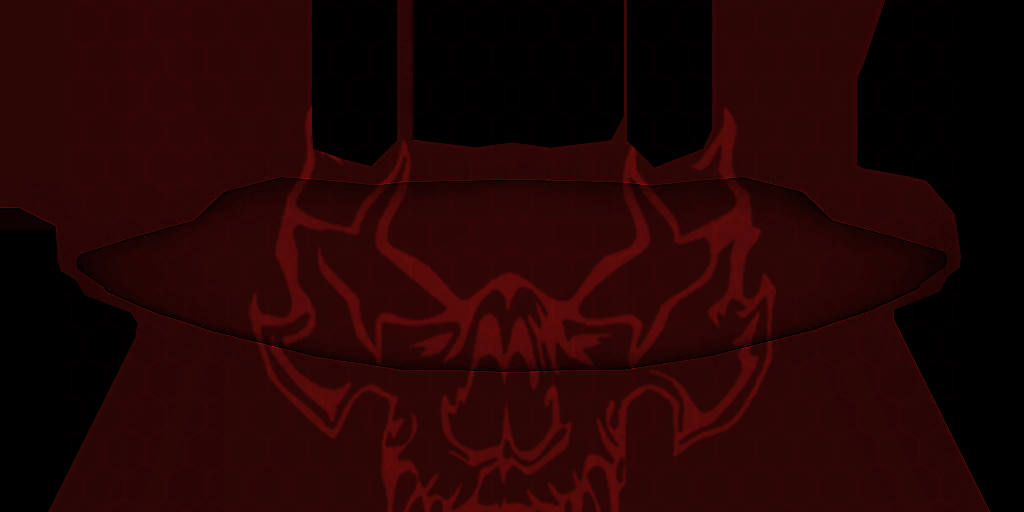
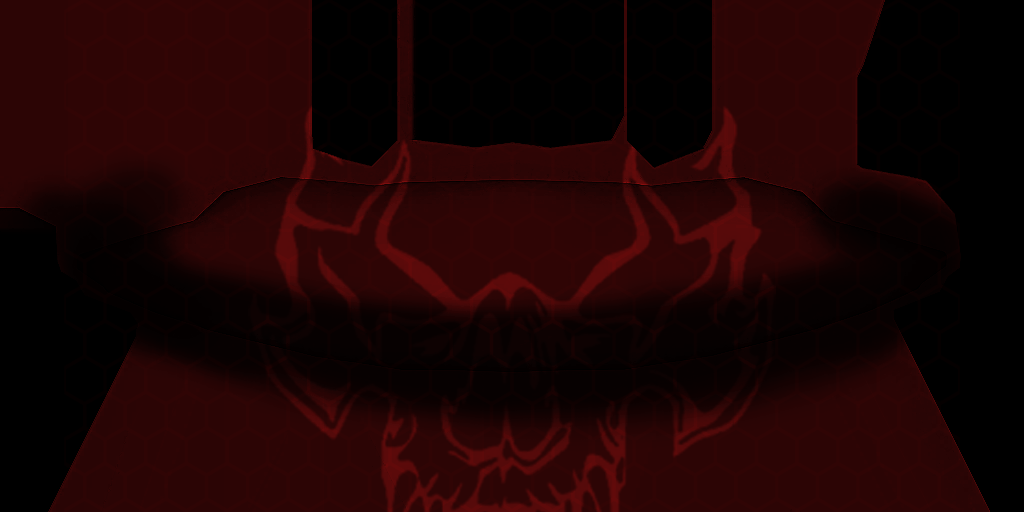
Layers edited between the first and the second (1024, 512) image:
painted on "Layer 1" over [0, 153, 961, 447]
